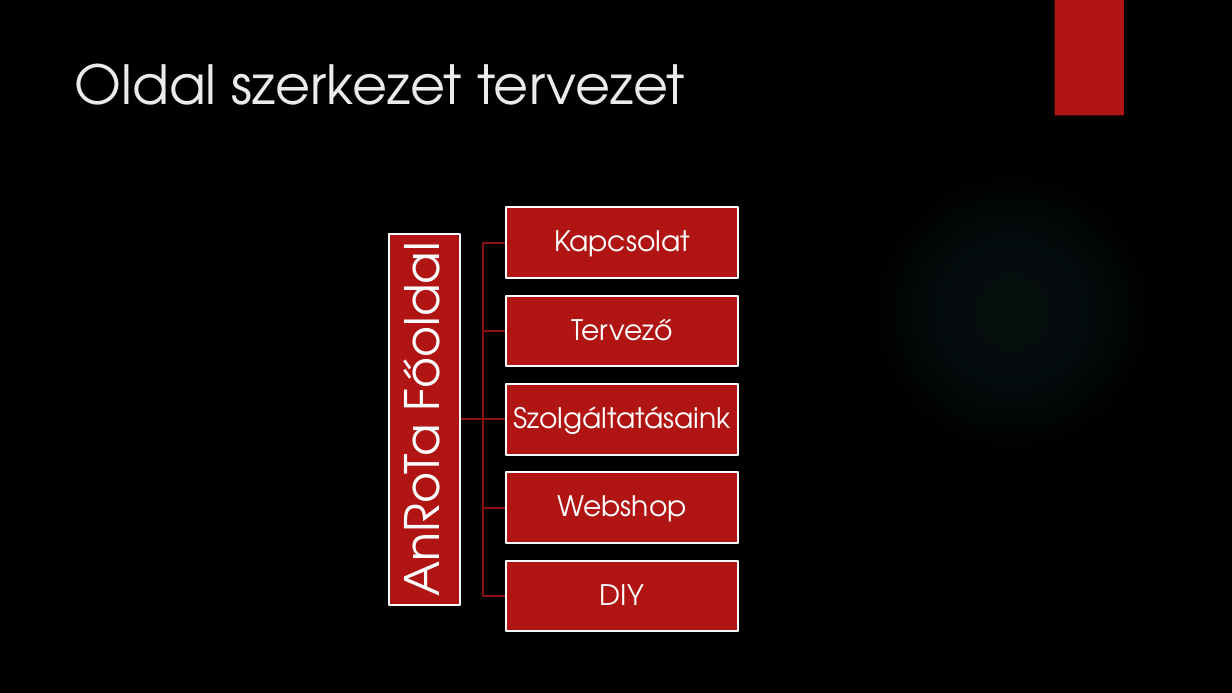
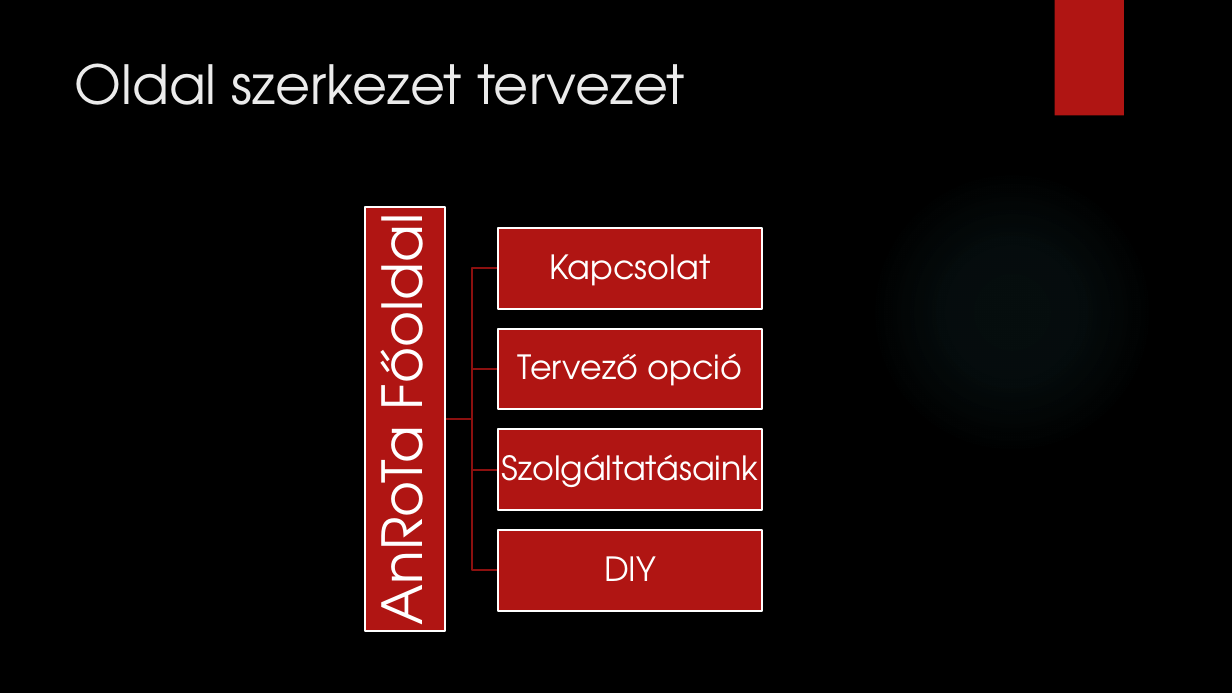
Before and after one commit to And-rea21/Projektmunka1, a slide deck: slide 7 of Szakvizsa projekt.pptx. Drawn at 1232x693 pixels with LibreOffice and Linux fonts; fonts in the diff are those of the drawing; background and template pictures are left out. Boxes give left, top, right and bottom in pixels: in the first picture for what was removed or moved away, otherwise in the second. Text is boxed around its words. In the diff, an @@ line names an element or a change of style, - is before the commit and + after.

Commit message:
Update Szakvizsa projekt.pptx
weboldal kép tervezet, oldaltervezet módosítások

```diff
--- a/Szakvizsa projekt.pptx
+++ b/Szakvizsa projekt.pptx
@@ text "AnRoTa Főoldal": place and size @@
-text "AnRoTa Főoldal" at <box>382,258,464,592</box>
+text "AnRoTa Főoldal" at <box>356,233,451,619</box>
@@ text "AnRoTa Főoldal" at <box>356,233,451,619</box>: size 37 to 43 pt; more space between paragraphs @@
@@ rectangle: place and size @@
-rectangle at <box>389,234,459,605</box>
+rectangle at <box>365,207,445,631</box>
@@ text "Kapcsolat": place and size @@
-text "Kapcsolat" at <box>554,230,690,257</box>
+text "Kapcsolat" at <box>550,254,711,286</box>
@@ rectangle: place and size @@
-rectangle at <box>506,208,738,278</box>
+rectangle at <box>498,228,762,309</box>
@@ freeform shape: place and size @@
-freeform shape at <box>460,243,506,420</box>
+freeform shape at <box>445,268,498,419</box>
@@ rectangle: place and size @@
-rectangle at <box>506,296,738,366</box>
+rectangle at <box>498,329,762,409</box>
@@ text at <box>518,353,743,386</box>: text changed; size 22 to 26 pt @@
-Tervező
+Tervező opció
@@ freeform shape: place and size @@
-freeform shape at <box>460,331,506,420</box>
+freeform shape at <box>445,369,498,419</box>
@@ rectangle removed at <box>506,384,738,455</box> @@
@@ freeform shape removed at <box>460,415,506,424</box> @@
@@ freeform shape: place and size @@
-freeform shape at <box>460,420,506,596</box>
+freeform shape at <box>445,420,498,570</box>
@@ freeform shape: place and size @@
-freeform shape at <box>460,420,506,508</box>
+freeform shape at <box>445,420,498,470</box>
@@ size 22 to 26 pt; more space between paragraphs in 3 elements at <box>550,254,711,286</box>, <box>604,556,656,581</box>, <box>501,454,758,487</box> @@
@@ text "Szolgáltatásaink": place and size @@
-text "Szolgáltatásaink" at <box>513,406,730,434</box>
+text "Szolgáltatásaink" at <box>501,454,758,487</box>
@@ rectangle: place and size @@
-rectangle at <box>506,472,738,543</box>
+rectangle at <box>498,430,762,510</box>
@@ text removed at <box>557,495,687,522</box> @@
-Webshop
@@ text "DIY": place and size @@
-text "DIY" at <box>600,584,644,605</box>
+text "DIY" at <box>604,556,656,581</box>
@@ rectangle: place and size @@
-rectangle at <box>506,561,738,631</box>
+rectangle at <box>498,531,762,611</box>
```
